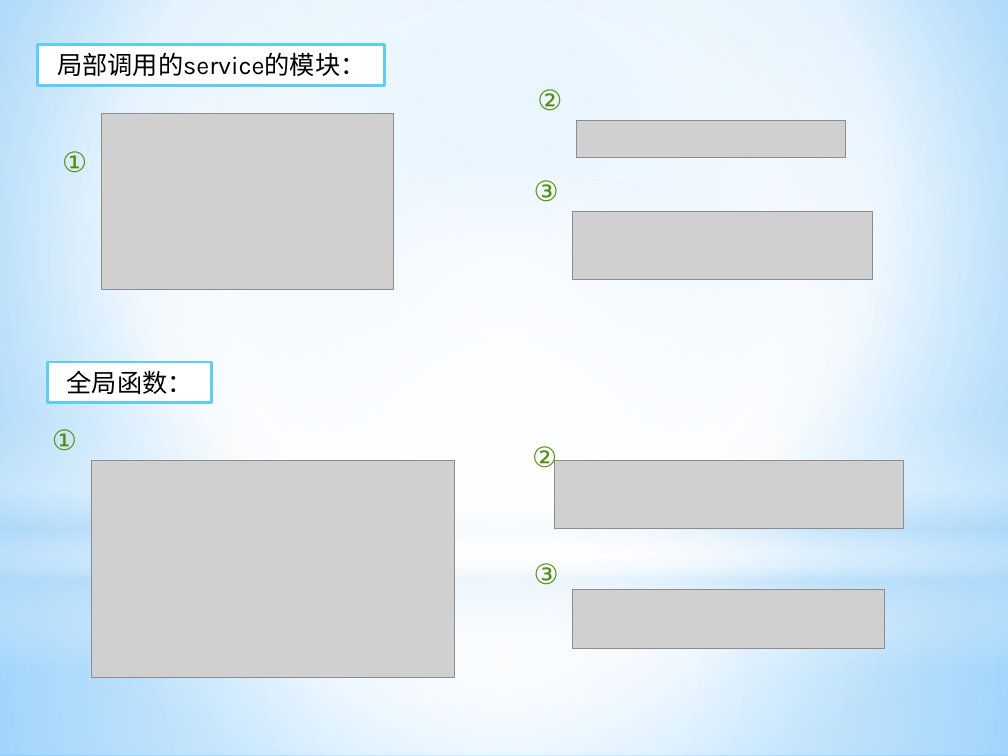
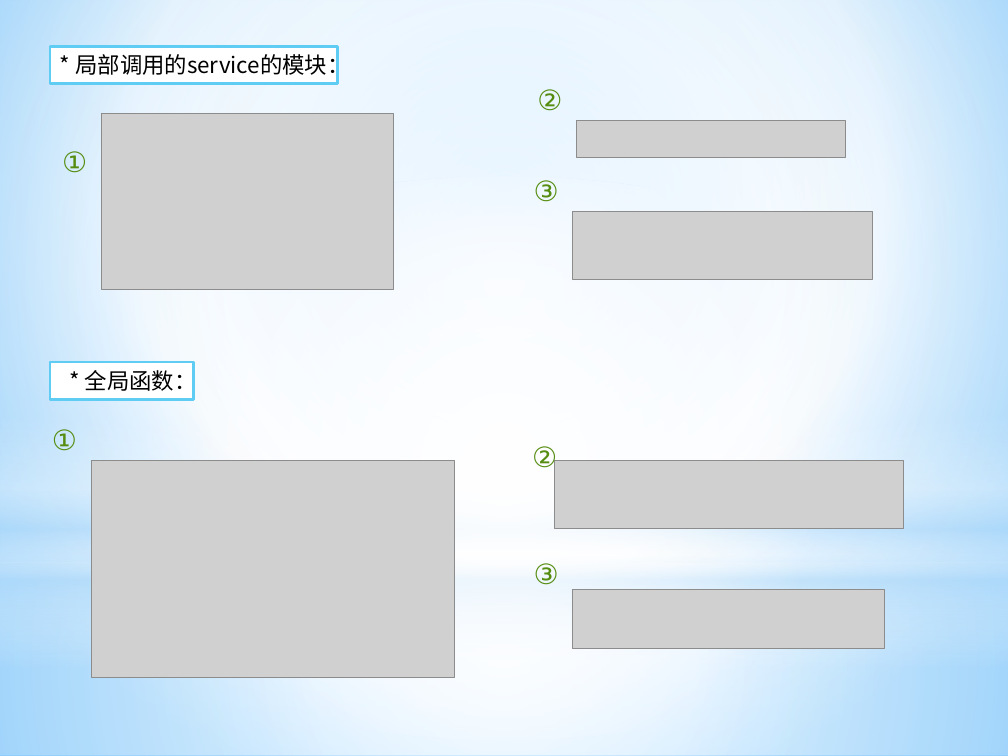
Before and after one commit to ManBaAQiang/vueProject, a slide deck: slide 16 of vue初探.pptx. Drawn at 1008x756 pixels with LibreOffice and Linux fonts; fonts in the diff are those of the drawing; grey boxes stand for pictures. Boxes give left, top, right and bottom in pixels: in the first picture for what was removed or moved away, otherwise in the second. Text is boxed around its words. In the diff, an @@ line names an element or a change of style, - is before the commit and + after.

```diff
--- a/vue初探.pptx
+++ b/vue初探.pptx
@@ rectangle "* 局部调用的service的模块：": place and size @@
-rectangle "* 局部调用的service的模块：" at (38,44,385,85)
+rectangle "* 局部调用的service的模块：" at (50,46,338,84)
@@ text in rectangle at (75,51,349,79): text changed; size 18 to 16 pt; font Karla to Noto Sans CJK SC @@
-局部调用的service的模块：
+* 局部调用的service的模块：
@@ rectangle "* 全局函数：": place and size @@
-rectangle "* 全局函数：" at (48,362,212,402)
+rectangle "* 全局函数：" at (50,362,195,399)
@@ text in rectangle at (85,366,197,394): text changed; size 18 to 16 pt; font Karla to Noto Sans CJK SC @@
-全局函数：
+* 全局函数：
```
Also in this commit, not shown: 5 other slides changed.
